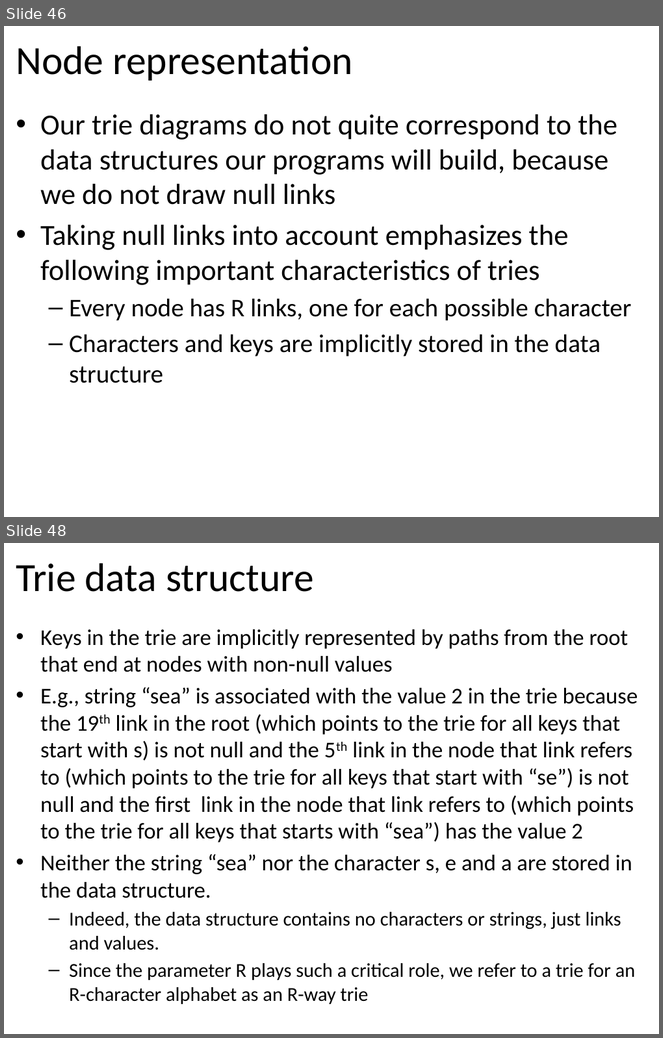
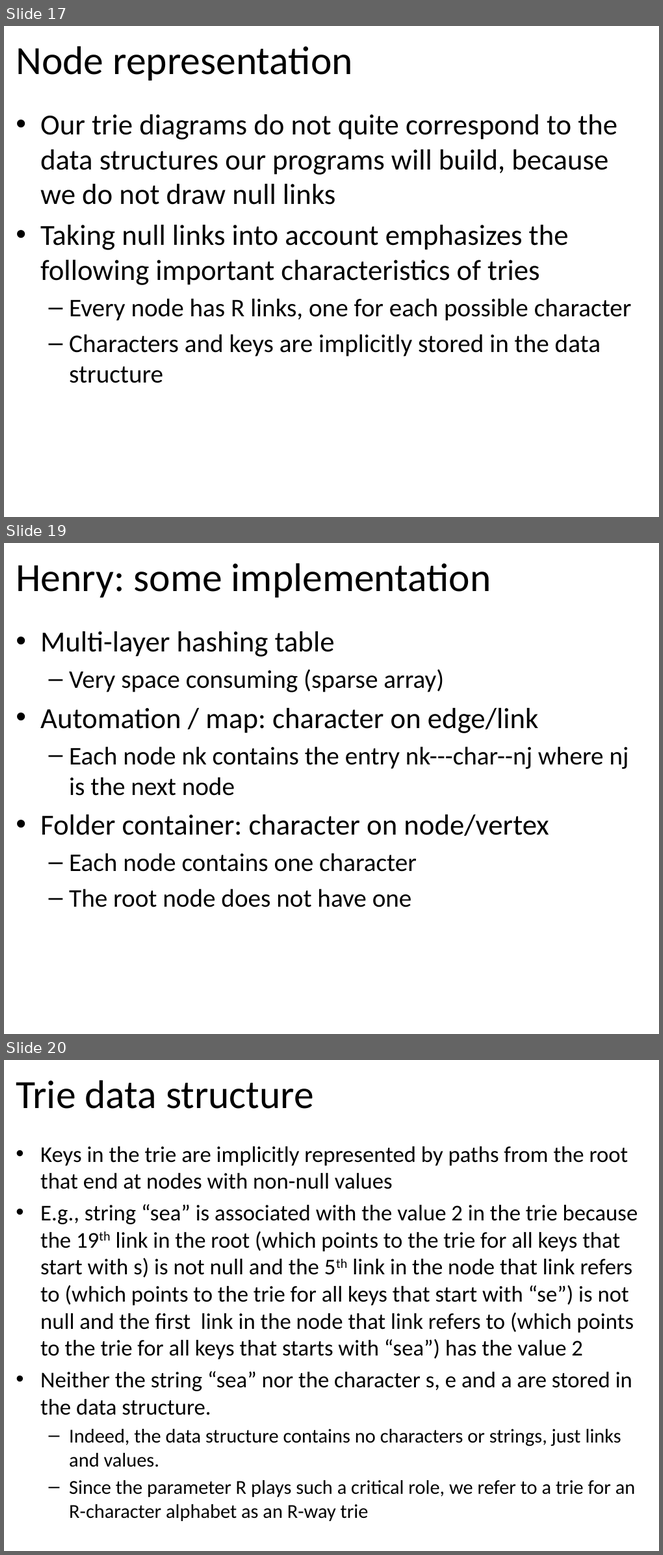
Before and after one commit to tutrunghieu/dsa-2017-java-tutorial, a slide deck: dsa2017-java-online/handouts/data-day06-string/Lecture 10, 11 (Teach in 2 days) - String.pptx. Shown one above the other, each under a label of ours: slides 46 and 48 before the commit, slides 17, 19 and 20 after it; the slides between them are not shown. The pictures are 663x1038 and 663x1555 pixels, drawn with LibreOffice and Linux fonts; fonts in the diff are those of the drawing. Boxes give left, top, right and bottom in pixels: in the first picture for what was removed or moved away, otherwise in the second. Text is boxed around its words. In the diff, an @@ line names an element or a change of style, - is before the commit and + after.

```diff
--- a/dsa2017-java-online/handouts/data-day06-string/Lecture 10, 11 (Teach in 2 days) - String.pptx
+++ b/dsa2017-java-online/handouts/data-day06-string/Lecture 10, 11 (Teach in 2 days) - String.pptx
@@ slide 19 added at bbox=[4, 543, 659, 1034], background #FFFFFF @@
@@ title added at bbox=[16, 563, 492, 598], 44 pt, text #000000 @@
+Henry: some implementation
@@ text added at bbox=[40, 631, 629, 908], 28 pt, text #000000 @@
+• Multi-layer hashing table
+  – Very space consuming (sparse array)
+• Automation / map: character on edge/link
+  – Each node nk contains the entry nk---char--nj where nj is the next node
+• Folder container: character on node/vertex
+  – Each node contains one character
+  – The root node does not have one
@@ what was slide 46 is now slide 17 @@
@@ what was slide 48 is now slide 20 @@
```
Also in this commit, not shown: 4 slides changed, 8 other slides added, 5 slides removed, 1 other file.
